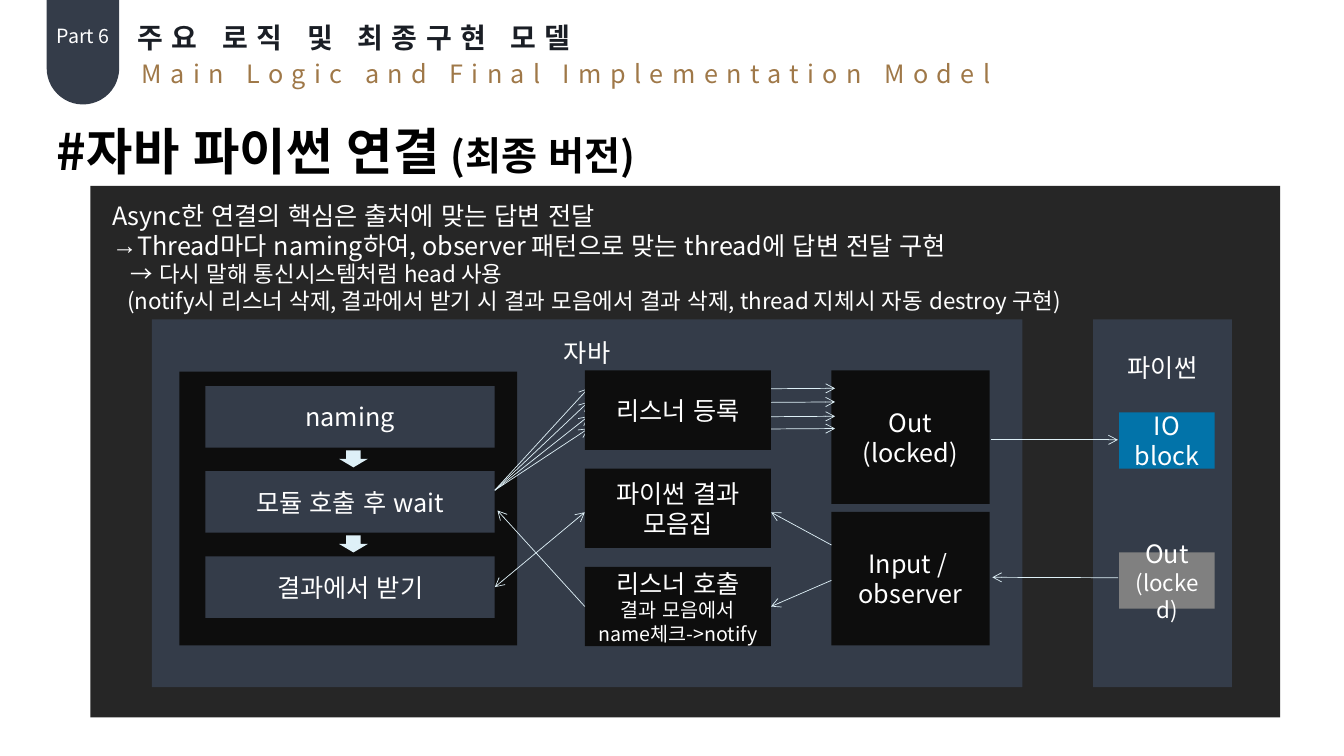
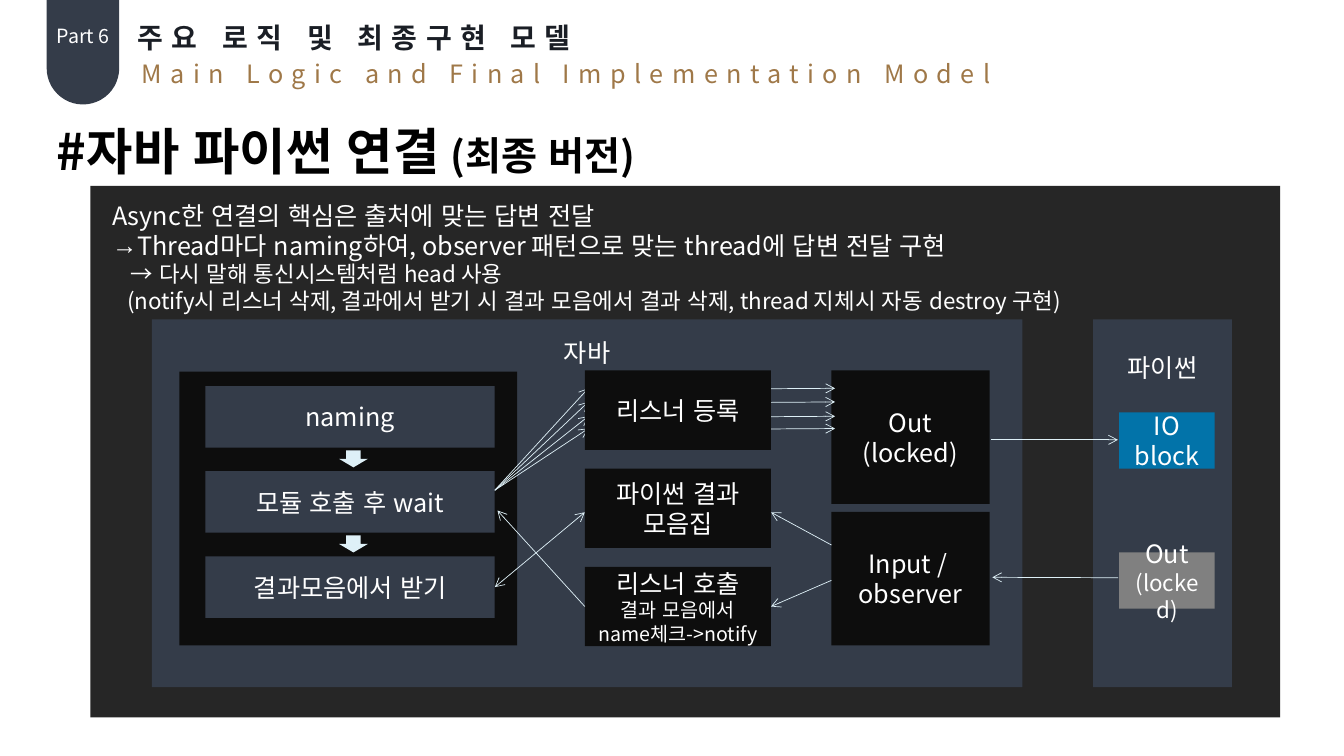
Before and after one commit to Hoonys101/bigdata, a slide deck: slide 24 of 최종.pptx. Drawn at 1344x756 pixels with LibreOffice and Linux fonts; fonts in the diff are those of the drawing. Boxes give left, top, right and bottom in pixels: in the first picture for what was removed or moved away, otherwise in the second. Text is boxed around its words. In the diff, an @@ line names an element or a change of style, - is before the commit and + after.

Commit message:
AI 분석 패라미터 받기 수정

```diff
--- a/최종.pptx
+++ b/최종.pptx
@@ text in rectangle at <box>254,576,446,599</box>: text changed @@
-결과에서 받기
+결과모음에서 받기
```
Also in this commit, not shown: 3 other slides changed, 5 other files.
